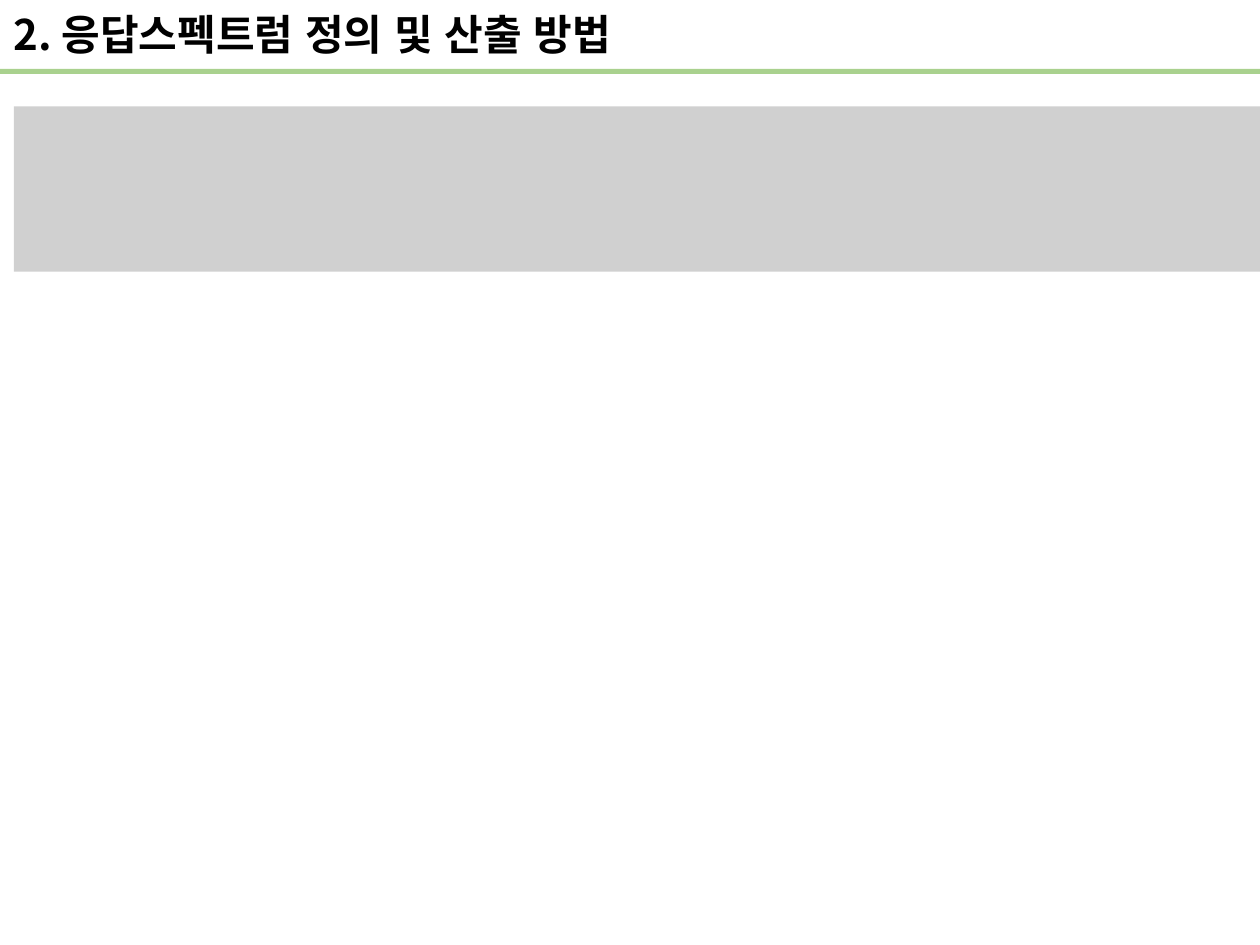
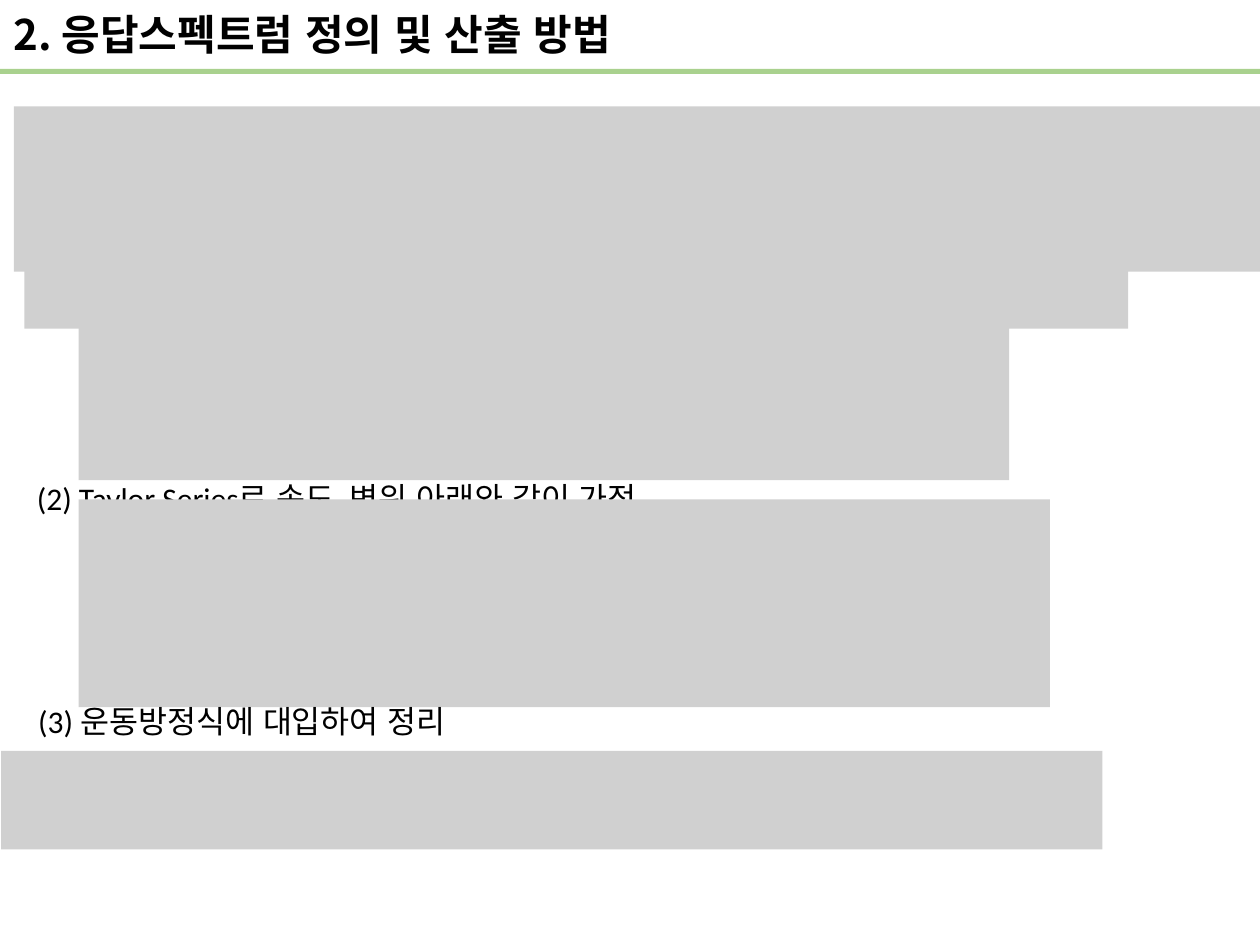
Before and after one commit to wonho13/work, a slide deck: slide 14 of 진동/응답스펙트럼소개.pptx. Drawn at 1260x945 pixels with LibreOffice and Linux fonts; fonts in the diff are those of the drawing; grey boxes stand for pictures. Boxes give left, top, right and bottom in pixels: in the first picture for what was removed or moved away, otherwise in the second. Text is boxed around its words. In the diff, an @@ line names an element or a change of style, - is before the commit and + after.

```diff
--- a/진동/응답스펙트럼소개.pptx
+++ b/진동/응답스펙트럼소개.pptx
@@ picture added at [24,239,1128,329] @@
@@ picture added at [78,314,1009,480] @@
@@ text added at [37,480,637,514], 18 pt, text #000000 @@
+(2) Taylor Series로 속도, 변위 아래와 같이 가정
@@ picture added at [78,499,1050,707] @@
@@ text added at [38,701,446,737], 18 pt, text #000000 @@
+(3) 운동방정식에 대입하여 정리
@@ picture added at [1,751,1102,849] @@
```
Also in this commit, not shown: 2 other slides changed, 1 slide added.
